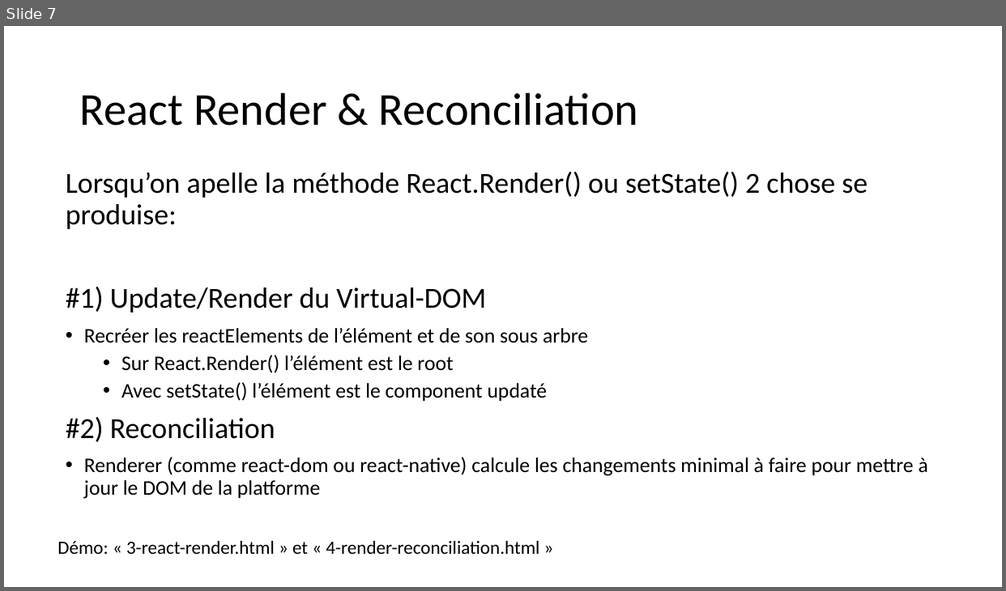
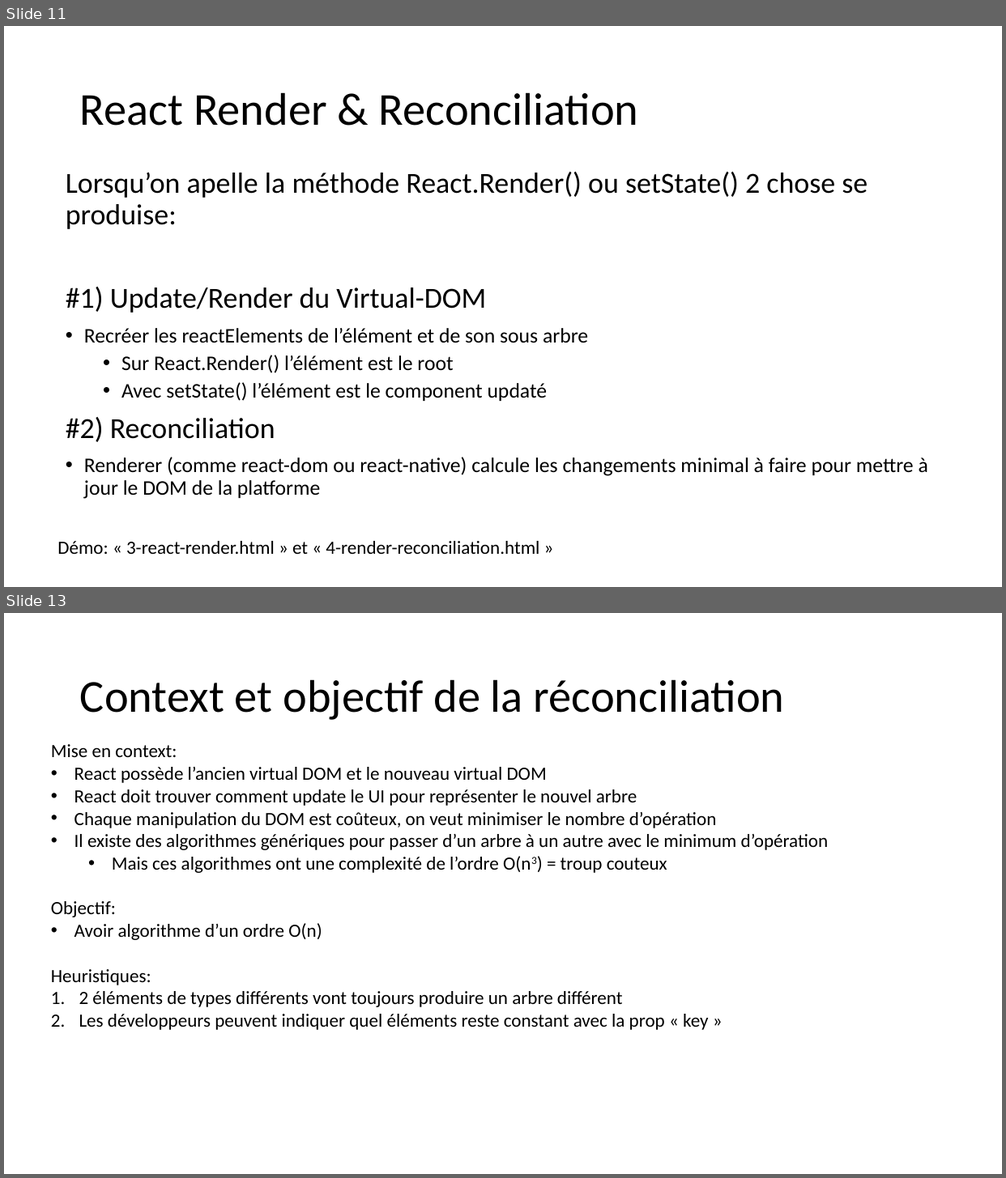
Before and after one commit to samuelgaudreau/formation-front-end-3, a slide deck: part-2/React-Perfo.pptx. Shown one above the other, each under a label of ours: slide 7 before the commit, slides 11 and 13 after it; the slides between them are not shown. The pictures are 1006x591 and 1006x1178 pixels, drawn with LibreOffice and Linux fonts; fonts in the diff are those of the drawing. Boxes give left, top, right and bottom in pixels: in the first picture for what was removed or moved away, otherwise in the second. Text is boxed around its words. In the diff, an @@ line names an element or a change of style, - is before the commit and + after.

```diff
--- a/part-2/React-Perfo.pptx
+++ b/part-2/React-Perfo.pptx
@@ slide 13 added at (x1=4, y1=613, x2=1002, y2=1174), background #FFFFFF @@
@@ title added at (x1=80, y1=679, x2=785, y2=720), 44 pt, text #000000 @@
+Context et objectif de la réconciliation
@@ text added at (x1=51, y1=744, x2=829, y2=1030), 18 pt, text #000000 @@
+Mise en context:
+• React possède l’ancien virtual DOM et le nouveau virtual DOM
+• React doit trouver comment update le UI pour représenter le nouvel arbre
+• Chaque manipulation du DOM est coûteux, on veut minimiser le nombre d’opération
+• Il existe des algorithmes génériques pour passer d’un arbre à un autre avec le minimum d’opération
+  • Mais ces algorithmes ont une complexité de l’ordre O(n3) = troup couteux
+Objectif:
+• Avoir algorithme d’un ordre O(n)
+Heuristiques:
+1. 2 éléments de types différents vont toujours produire un arbre différent
+2. Les développeurs peuvent indiquer quel éléments reste constant avec la prop « key »
@@ what was slide 7 is now slide 11 @@
```
Also in this commit, not shown: 2 slides changed, 9 other slides added, 13 other files.
